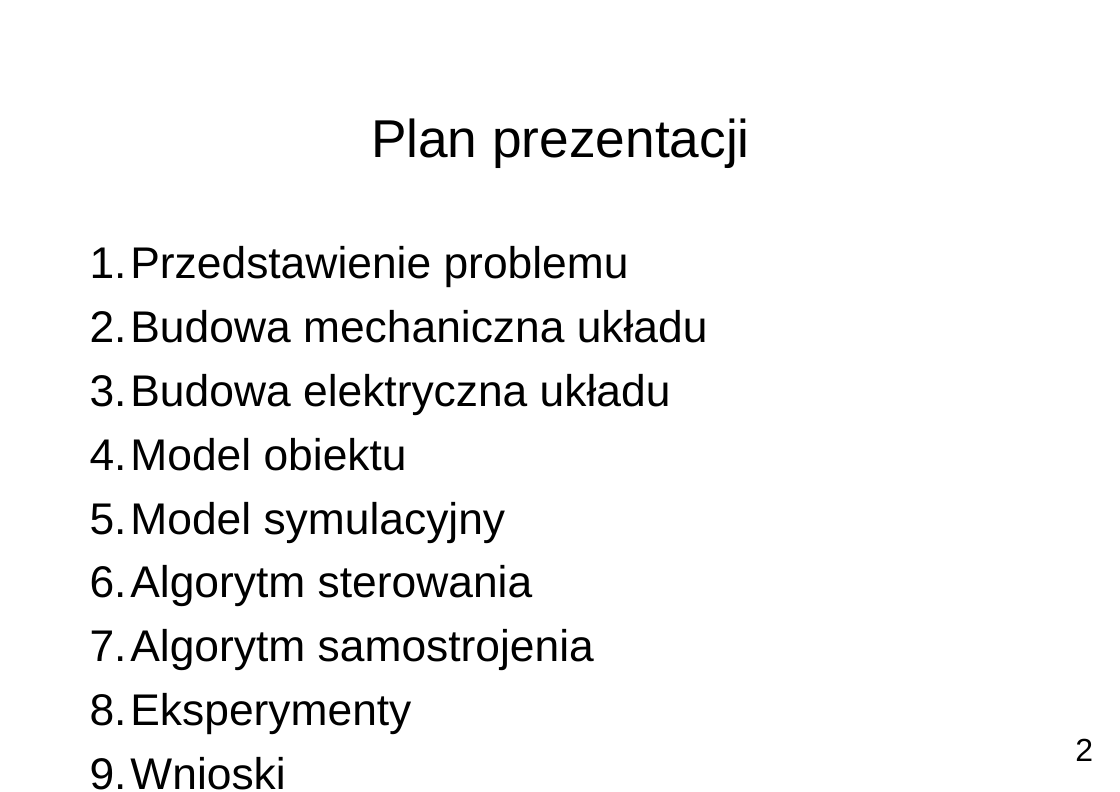
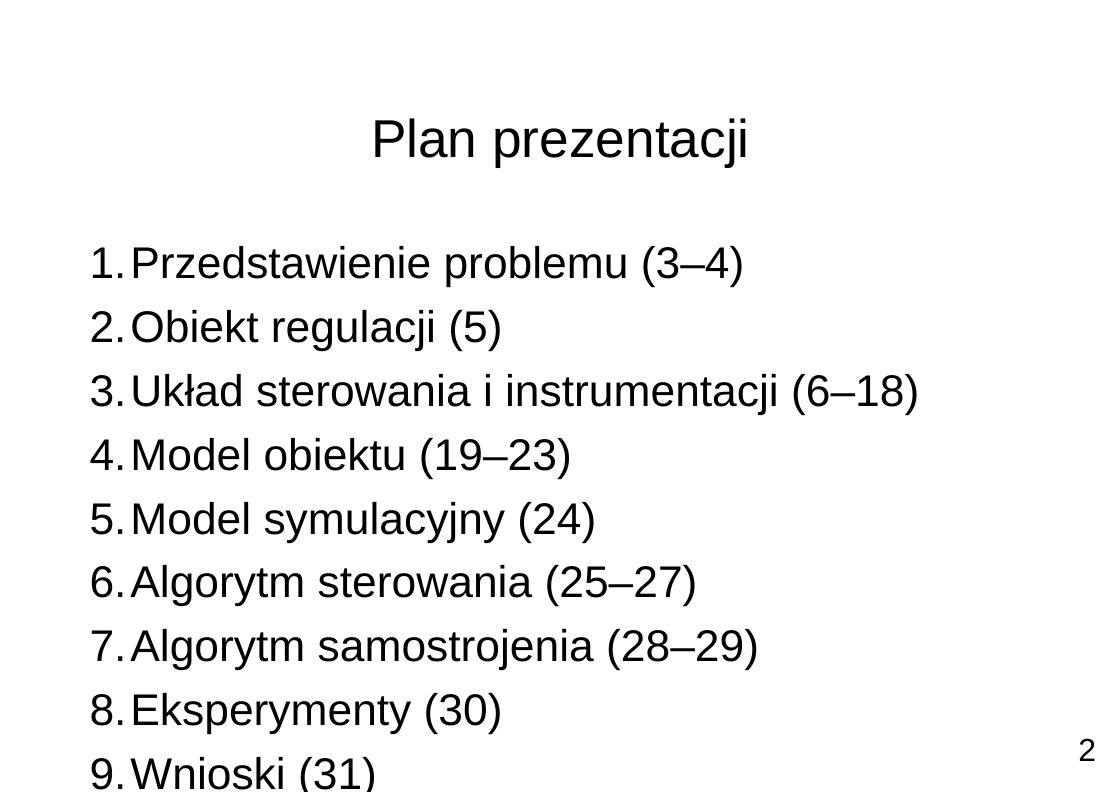
Before and after one commit to pbanaszkiewicz/msc-thesis, a slide deck: slide 2 of presentation/main.odp. Drawn at 1120x792 pixels with LibreOffice and Linux fonts; fonts in the diff are those of the drawing; background and template pictures are left out. Boxes give left, top, right and bottom in pixels: in the first picture for what was removed or moved away, otherwise in the second. Text is boxed around its words. In the diff, an @@ line names an element or a change of style, - is before the commit and + after.

```diff
--- a/presentation/main.odp
+++ b/presentation/main.odp
@@ text at bbox=[90, 246, 919, 792]: text changed @@
-1. Przedstawienie problemu
-2. Budowa mechaniczna układu
-3. Budowa elektryczna układu
-4. Model obiektu
-5. Model symulacyjny
-6. Algorytm sterowania
-7. Algorytm samostrojenia
-8. Eksperymenty
-9. Wnioski
+1. Przedstawienie problemu (3–4)
+2. Obiekt regulacji (5)
+3. Układ sterowania i instrumentacji (6–18)
+4. Model obiektu (19–23)
+5. Model symulacyjny (24)
+6. Algorytm sterowania (25–27)
+7. Algorytm samostrojenia (28–29)
+8. Eksperymenty (30)
+9. Wnioski (31)
@@ page number at bbox=[1078, 738, 1096, 761]: alignment left to right @@
```
Also in this commit, not shown: 5 other slides changed, 26 slides added, 1 slide removed, 32 other files.
